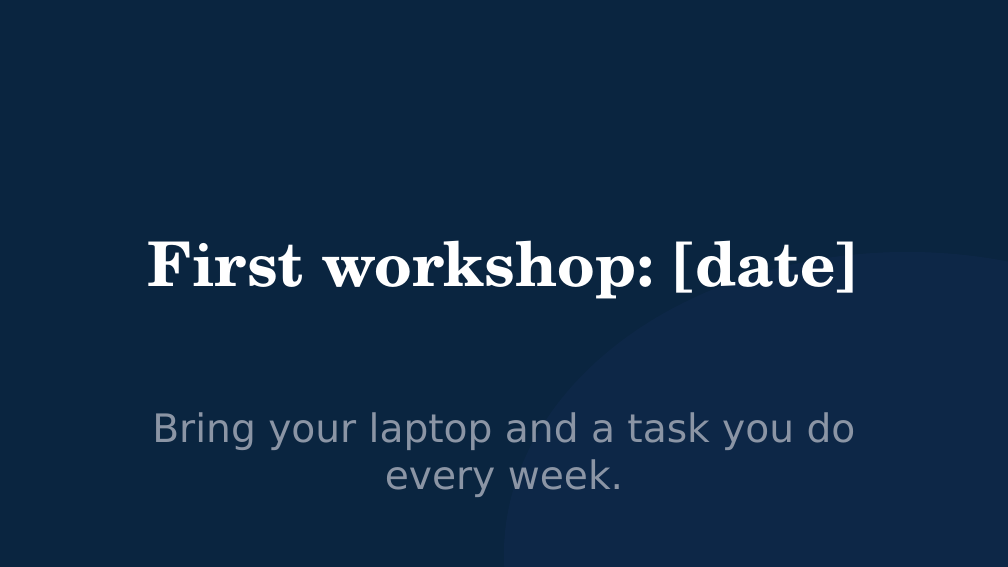
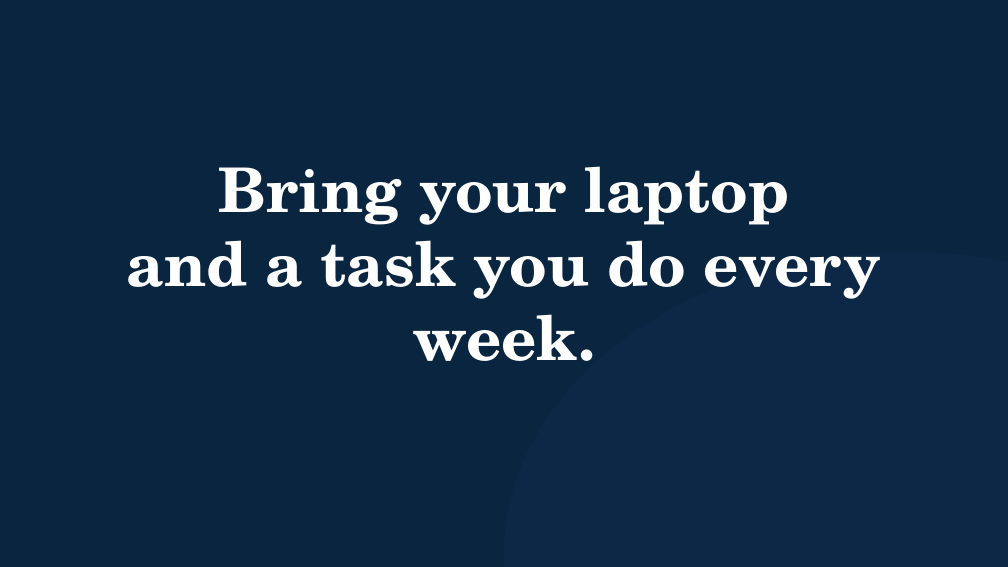
Before and after one commit to michaelengland/ai-best-practices, a slide deck: slide 10 of decks/ai-academy-pitch/ai-academy-pitch.pptx. Drawn at 1008x567 pixels with LibreOffice and Linux fonts; fonts in the diff are those of the drawing. Boxes give left, top, right and bottom in pixels: in the first picture for what was removed or moved away, otherwise in the second. Text is boxed around its words. In the diff, an @@ line names an element or a change of style, - is before the commit and + after.

```diff
--- a/decks/ai-academy-pitch/ai-academy-pitch.pptx
+++ b/decks/ai-academy-pitch/ai-academy-pitch.pptx
@@ text at [127,166,881,361]: text changed @@
-First workshop: [date]
+Bring your laptop
+and a task you do every week.
@@ text removed at [152,412,856,497] @@
-Bring your laptop and a task you do every week.
```
Also in this commit, not shown: 2 other slides changed, 3 other files.
